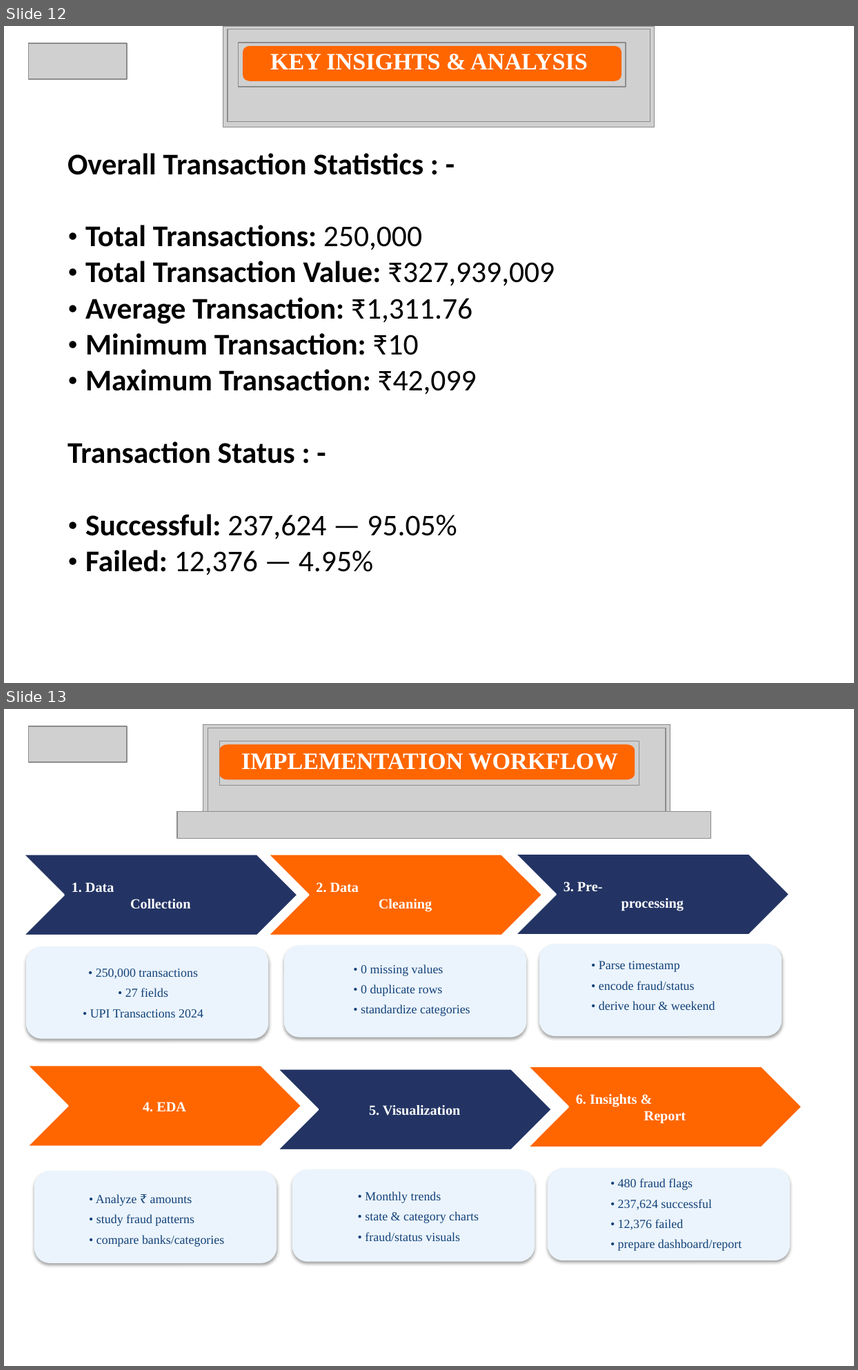
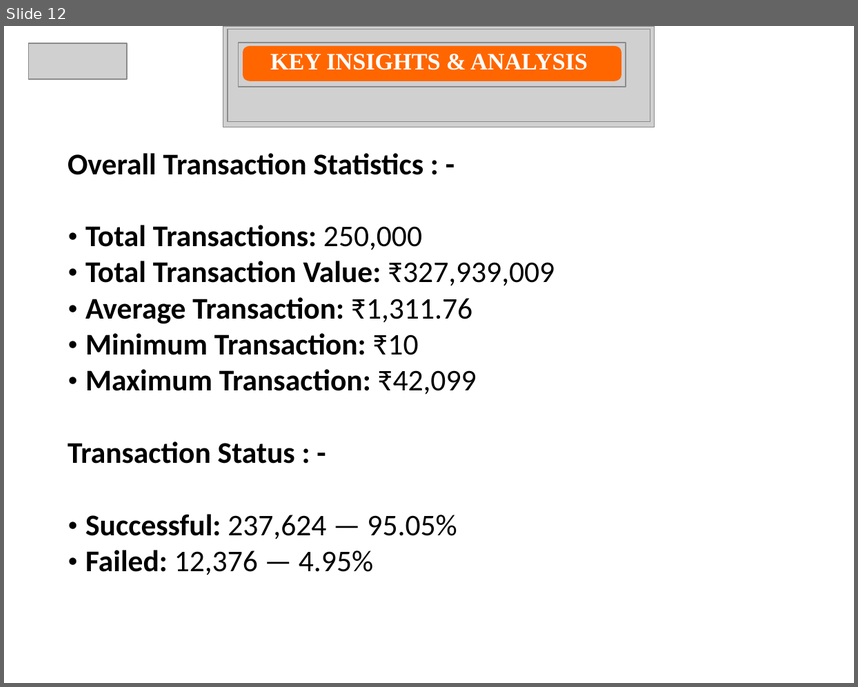
Before and after one commit to ManojReddyTetala/UPI-Transaction-Analysis, a slide deck: PPTs/REVIEW - 2.pptx. Shown one above the other, each under a label of ours: slides 12 and 13 before the commit, slide 12 after it. The pictures are 858x1370 and 858x687 pixels, drawn with LibreOffice and Linux fonts; fonts in the diff are those of the drawing; grey boxes stand for pictures. Boxes give left, top, right and bottom in pixels: in the first picture for what was removed or moved away, otherwise in the second. Text is boxed around its words. In the diff, an @@ line names an element or a change of style, - is before the commit and + after.

Commit message:
Update files

```diff
--- a/PPTs/REVIEW - 2.pptx
+++ b/PPTs/REVIEW - 2.pptx
@@ slide 13 removed at (x1=4, y1=709, x2=854, y2=1366), background #FFFFFF @@
@@ picture removed at (x1=29, y1=726, x2=127, y2=761) @@
@@ group removed at (x1=203, y1=724, x2=670, y2=826): 3 pictures, 1 freeform shape @@
@@ text removed at (x1=241, y1=753, x2=617, y2=770) @@
-IMPLEMENTATION WORKFLOW
@@ picture removed at (x1=177, y1=811, x2=711, y2=838) @@
@@ chevron removed at (x1=515, y1=853, x2=790, y2=935) @@
-3. Pre-
-processing
@@ chevron removed at (x1=23, y1=855, x2=298, y2=935) @@
-1. Data
-Collection
@@ chevron removed at (x1=268, y1=855, x2=543, y2=935) @@
-2. Data
-Cleaning
@@ rounded rectangle removed at (x1=26, y1=947, x2=268, y2=1038) @@
@@ rounded rectangle removed at (x1=285, y1=946, x2=526, y2=1037) @@
@@ rounded rectangle removed at (x1=539, y1=945, x2=782, y2=1036) @@
@@ text removed at (x1=90, y1=968, x2=203, y2=1017) @@
-• 250,000 transactions
-• 27 fields
-• UPI Transactions 2024
@@ text removed at (x1=361, y1=964, x2=470, y2=1016) @@
-• 0 missing values
-• 0 duplicate rows
-• standardize categories
@@ text removed at (x1=599, y1=961, x2=715, y2=1010) @@
-• Parse timestamp
-• encode fraud/status
-• derive hour & weekend
@@ chevron removed at (x1=27, y1=1065, x2=301, y2=1146) @@
-4. EDA
@@ chevron removed at (x1=277, y1=1069, x2=552, y2=1151) @@
-5. Visualization
@@ chevron removed at (x1=528, y1=1066, x2=802, y2=1147) @@
-6. Insights &
-Report
@@ rounded rectangle removed at (x1=35, y1=1171, x2=277, y2=1262) @@
@@ rounded rectangle removed at (x1=292, y1=1170, x2=534, y2=1261) @@
@@ rounded rectangle removed at (x1=548, y1=1169, x2=790, y2=1260) @@
@@ text removed at (x1=618, y1=1178, x2=742, y2=1251) @@
-• 480 fraud flags
-• 237,624 successful
-• 12,376 failed
-• prepare dashboard/report
@@ text removed at (x1=96, y1=1194, x2=224, y2=1247) @@
-• Analyze ₹ amounts
-• study fraud patterns
-• compare banks/categories
@@ text removed at (x1=365, y1=1191, x2=479, y2=1241) @@
-• Monthly trends
-• state & category charts
-• fraud/status visuals
```
